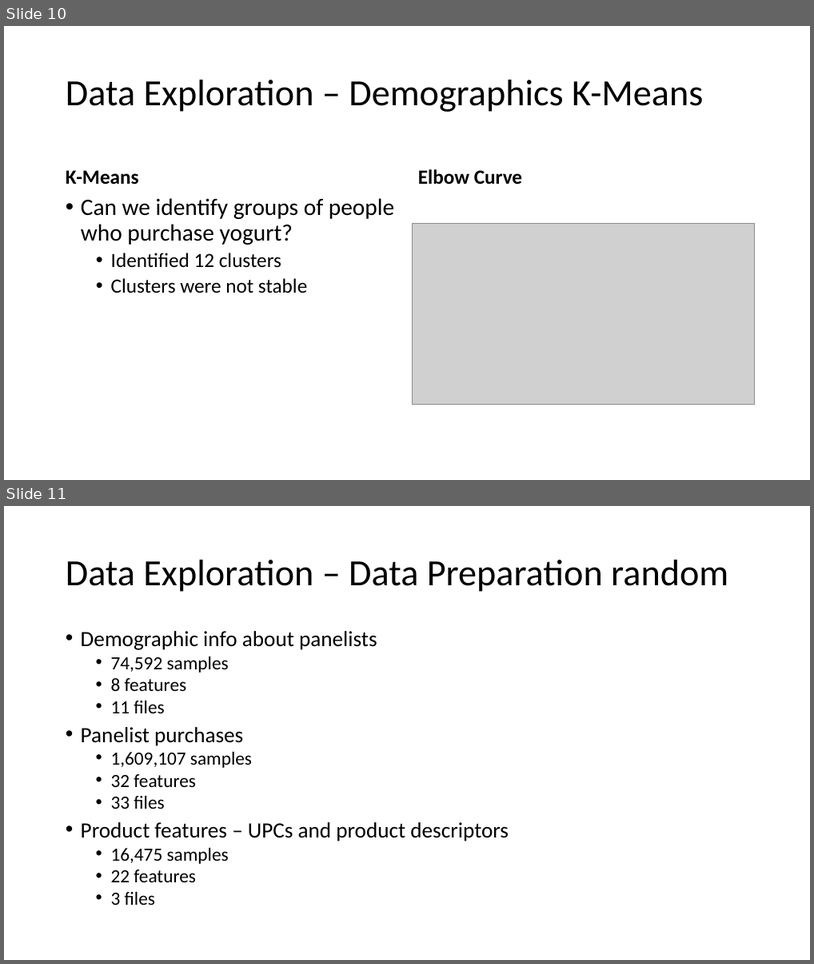
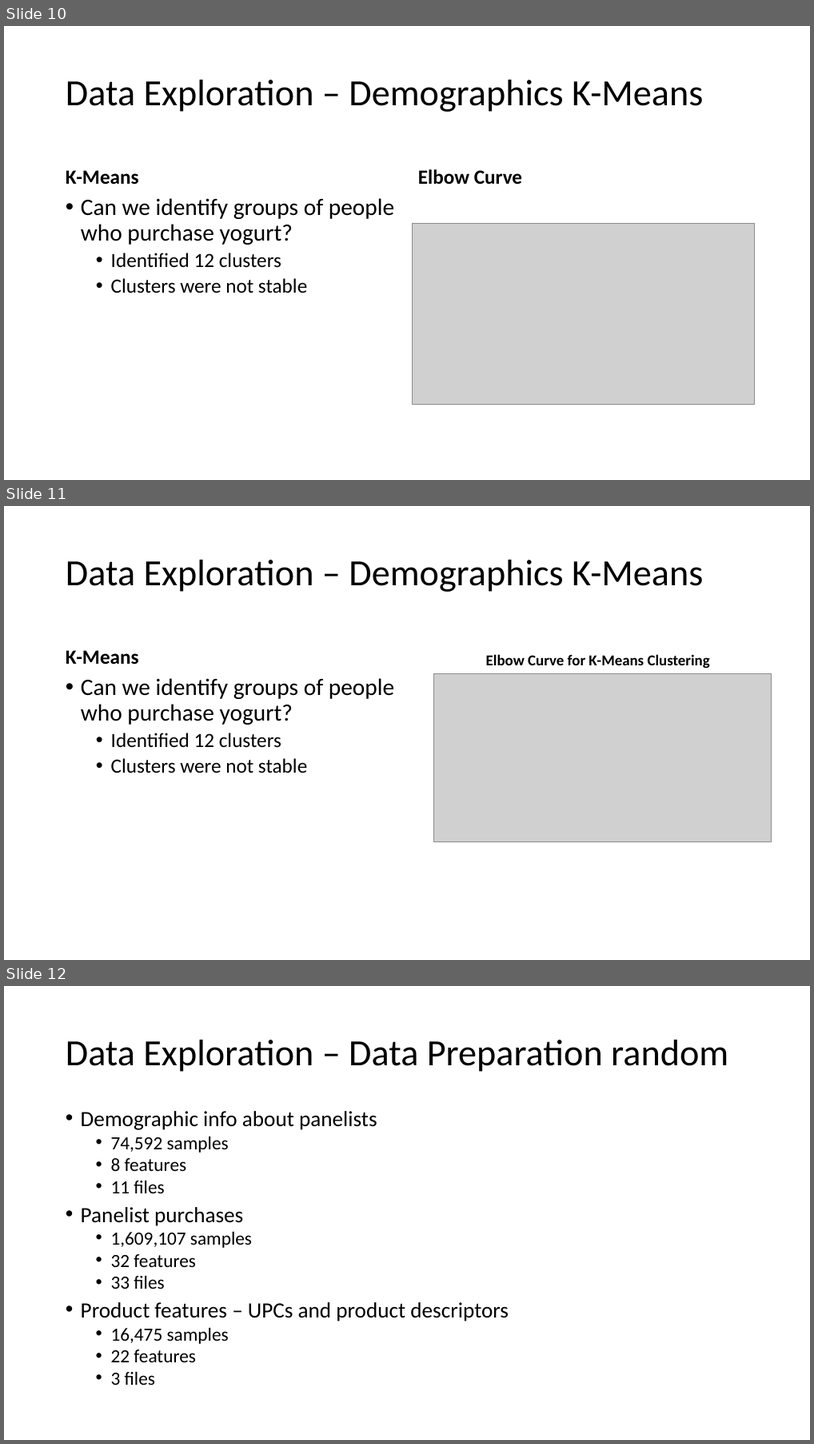
Before and after one commit to mGalarnyk/Machine_Learning_Froyo, a slide deck: Current_Powerpoint/Froyo_v2.pptx. Shown one above the other, each under a label of ours: slides 10 and 11 before the commit, slides 10, 11 and 12 after it. The pictures are 814x964 and 814x1444 pixels, drawn with LibreOffice and Linux fonts; fonts in the diff are those of the drawing; grey boxes stand for pictures. Boxes give left, top, right and bottom in pixels: in the first picture for what was removed or moved away, otherwise in the second. Text is boxed around its words. In the diff, an @@ line names an element or a change of style, - is before the commit and + after.

```diff
--- a/Current_Powerpoint/Froyo_v2.pptx
+++ b/Current_Powerpoint/Froyo_v2.pptx
@@ slide 11 added at bbox=[4, 506, 810, 960], background #FFFFFF @@
@@ title added at bbox=[66, 560, 703, 592], 44 pt, text #000000 @@
+Data Exploration – Demographics K-Means
@@ text added at bbox=[66, 650, 139, 664], 24 pt, text #000000, bold @@
+K-Means
@@ picture added at bbox=[434, 673, 772, 842] @@
@@ text added at bbox=[486, 654, 710, 668], 18 pt, text #000000, bold @@
+Elbow Curve for K-Means Clustering
@@ text added at bbox=[81, 678, 394, 773], 28 pt, text #000000 @@
+• Can we identify groups of people who purchase yogurt?
+  • Identified 12 clusters
+  • Clusters were not stable
@@ what was slide 11 is now slide 12 @@
```
Also in this commit, not shown: 1 slide changed, 1 other file.
